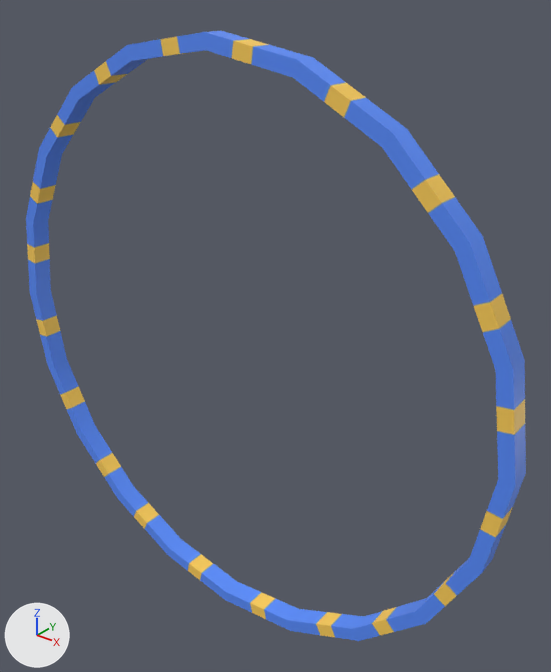
The FBX model Assets/3D Models/Environment/MDL_Hoop.fbx: old version first, new version second.
Before and after are seen from a 50 mm lens placed at (-0.03701, 0.02928, 0.02175), pointed at (-0.05094, 0.04669, 0.01095). Every picture has the same lights, and +X, +Y and +Z are marked at lower left. Where no turn or scale is listed for an object, it has been applied to the vertices.

The older version as bpy lines, for what is in view:
```python
me_mesh = bpy.data.meshes.new('Mesh')
me_mesh.from_pydata(...)  # 80 vertices, 80 faces; spans x -0.01..0.01, y -0.0003..0.0003, z -0.01..0.01
me_mesh.materials.append(mat_hoop1)  # picture img_texture_hoop_01_png
ob_hoop = bpy.data.objects.new('HOOP', me_mesh)
ob_hoop.location = (-0.05201, 0.04535, 0.01017)
```
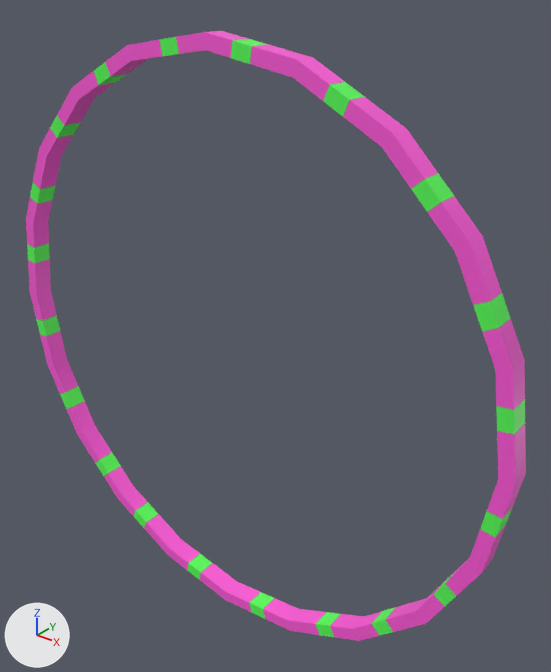
The newer file is also rescaled (x117.2), turned or shifted as a whole; pictures and numbers use the older file's frame.

Patch to the scene script:
```diff
--- a/Assets/3D Models/Environment/MDL_Hoop.fbx.py
+++ b/Assets/3D Models/Environment/MDL_Hoop.fbx.py
@@ img_texture_hoop_03_png @@
+img_texture_hoop_03_png = load_image('Texture_Hoop_03.png', '../../2D Assets/Textures/Hoops/Texture_Hoop_03.png', 1024, 1024, 'sRGB')
@@ mat_hoop3 @@
+mat_hoop3 = principled_material('HOOP3')
+mat_hoop3.texture = img_texture_hoop_03_png
@@ me_mesh @@
 me_mesh.from_pydata(...)  # 80 vertices, 80 faces; spans x -0.01..0.01, y -0.0003..0.0003, z -0.01..0.01
-me_mesh.materials.append(mat_hoop1)  # picture img_texture_hoop_01_png
+me_mesh.materials.append(mat_hoop3)  # picture img_texture_hoop_03_png
```

Boxes [x1, y1, x2, y2] around the edits, measured in the pictures (551 x 672 px):
'HOOP', recoloured (blue to pink)
    both: [26, 31, 526, 641]
